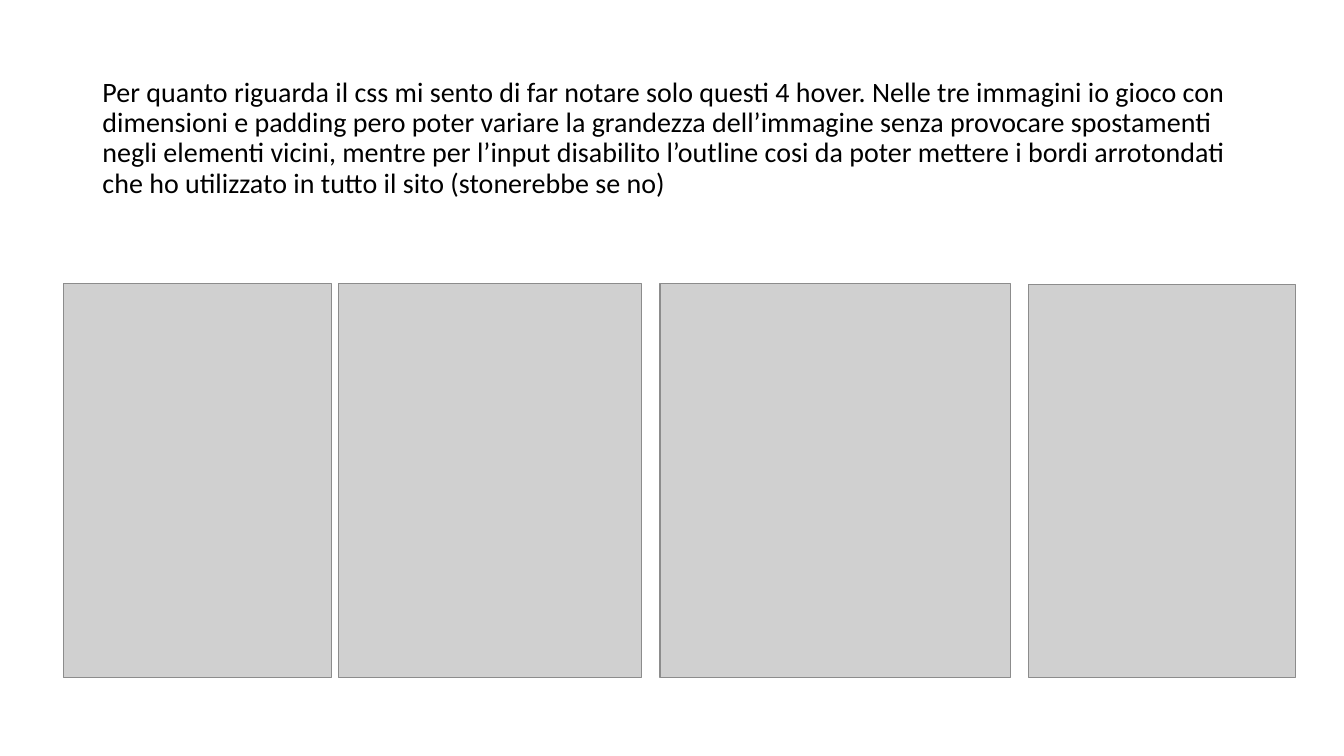
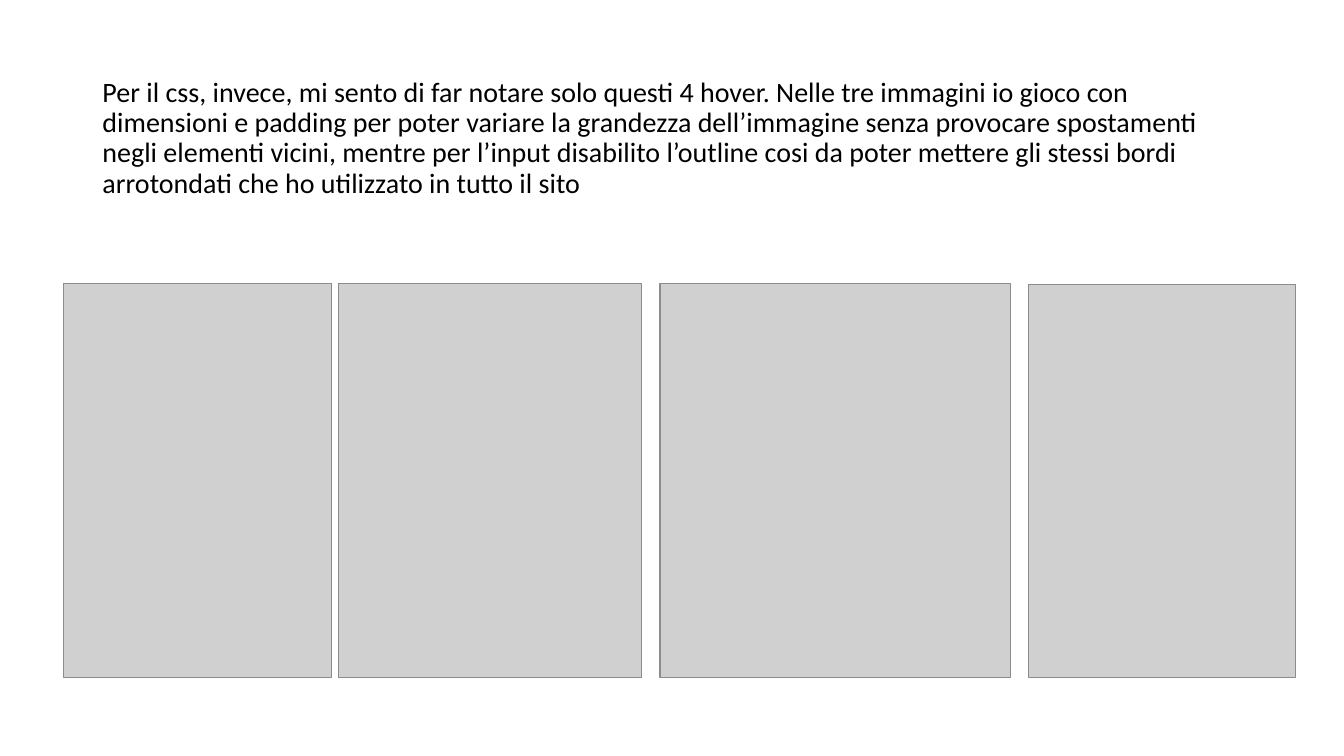
Before and after one commit to TheGarbage/mhw2, a slide deck: slide 13 of mhw2.pptx. Drawn at 1344x756 pixels with LibreOffice and Linux fonts; fonts in the diff are those of the drawing; grey boxes stand for pictures. Boxes give left, top, right and bottom in pixels: in the first picture for what was removed or moved away, otherwise in the second. Text is boxed around its words. In the diff, an @@ line names an element or a change of style, - is before the commit and + after.

```diff
--- a/mhw2.pptx
+++ b/mhw2.pptx
@@ title at (102,82,1196,194): text changed @@
-Per quanto riguarda il css mi sento di far notare solo questi 4 hover. Nelle tre immagini io gioco con dimensioni e padding pero poter variare la grandezza dell’immagine senza provocare spostamenti negli elementi vicini, mentre per l’input disabilito l’outline cosi da poter mettere i bordi arrotondati che ho utilizzato in tutto il sito (stonerebbe se no)
+Per il css, invece, mi sento di far notare solo questi 4 hover. Nelle tre immagini io gioco con dimensioni e padding per poter variare la grandezza dell’immagine senza provocare spostamenti negli elementi vicini, mentre per l’input disabilito l’outline cosi da poter mettere gli stessi bordi arrotondati che ho utilizzato in tutto il sito
```
Also in this commit, not shown: 10 other slides changed.
